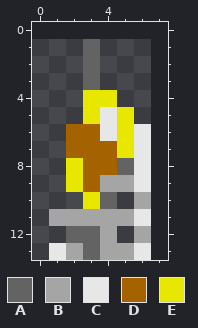
Pixel-art sprite -- game-projects/r-type/objects/enemies/01/blaster/images/blaster_02.png. Above is the file before it was changed.
The file is 7x13 pixels. The old version is drawn lined up with the new one, on the new canvas.
Palette (. is transparent): A #636363  B #a5a5a5  C #e7e7e7  D #a56300  E #e7e700
Pixels before, first column x 1:
 1 ..A...
 2 ..A...
 3 ..A...
 4 ..EE..
 5 ..ECE.
 6 .DDCEC
 7 .DDDEC
 8 .EDDAC
 9 .EDBBC
10 ..EA.B
11 BBBBBC
12 .AAB.B
13 CBABBC
The same view after the edit:
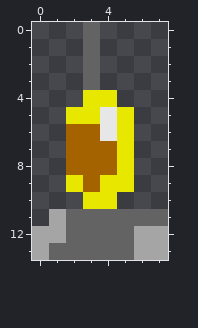
Difference:
canvas 7x13 -> 8x14, the old top-left corner now at 0,1
The edit adds colour A in row 0 at x 3; in row 11 at x 7; in row 12 at x 5.
Colour B gives way to colour A in row 11 at x 2 to 5; in row 12 at x 4; in row 13 at x 2 and 4 to 5.
Colour C gives way to colour A in row 11 at x 6; in row 13 at x 1.
The edit adds colour B in row 12 at x 0 to 1 and 7; in row 13 at x 0 and 7.
Colour C gives way to colour B in row 13 at x 6.
Colour E gives way to colour D in row 8 at x 2.
The edit adds colour E in row 5 at x 2.
Colour A gives way to colour E in row 8 at x 5; in row 10 at x 4.
Colour B gives way to colour E in row 9 at x 4 to 5.
Colour B is gone in row 10 at x 6.
Colour C is gone in rows 6 to 9 at x 6.
Boxes around the changes in both pictures, in picture pixels (x1, y1, x2, y2):
changed: (32, 22, 168, 260)
